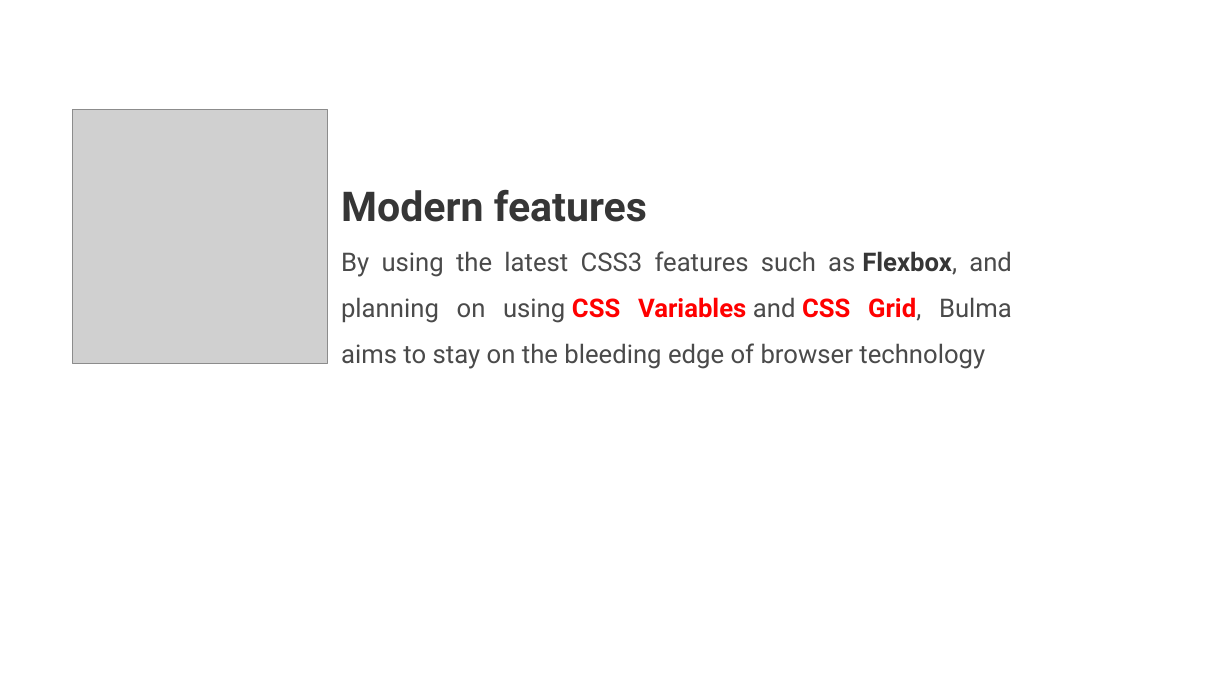
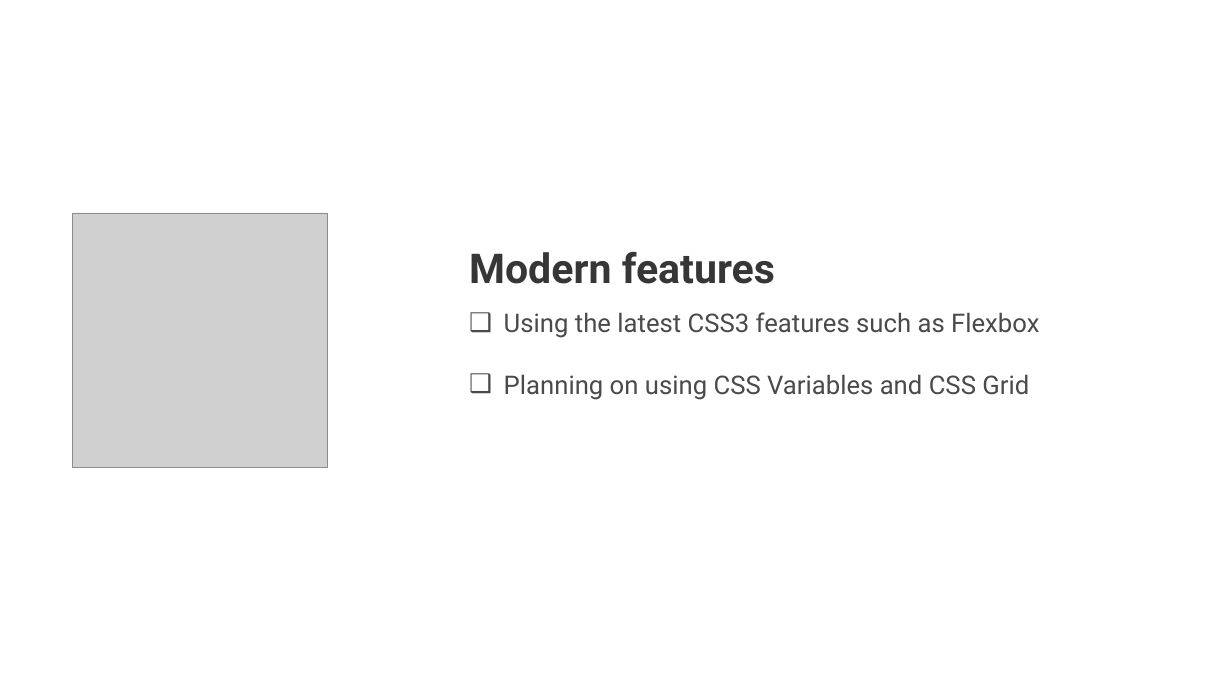
Before and after one commit to myprojectsfile/Learning-Bulma-Course, a slide deck: slide 3 of Course Materials/01- Introduction/01_04 - An Overview of Bulma Framework.pptx. Drawn at 1232x693 pixels with LibreOffice and Linux fonts; fonts in the diff are those of the drawing; grey boxes stand for pictures. Boxes give left, top, right and bottom in pixels: in the first picture for what was removed or moved away, otherwise in the second. Text is boxed around its words. In the diff, an @@ line names an element or a change of style, - is before the commit and + after.

Commit message:
Contiue more on Bulma Overview Presentation

```diff
--- a/Course Materials/01- Introduction/01_04 - An Overview of Bulma Framework.pptx
+++ b/Course Materials/01- Introduction/01_04 - An Overview of Bulma Framework.pptx
@@ picture: place and size @@
-picture at <box>73,109,328,364</box>
+picture at <box>73,213,328,469</box>
@@ text "Modern features": place and size @@
-text "Modern features" at <box>341,189,1012,369</box>
+text "Modern features" at <box>469,251,1039,400</box>
@@ text at <box>504,312,1039,400</box>: text changed @@
-By using the latest CSS3 features such as Flexbox, and planning on using CSS Variables and CSS Grid, Bulma aims to stay on the bleeding edge of browser technology
+❑ Using the latest CSS3 features such as Flexbox
+❑ Planning on using CSS Variables and CSS Grid
```
Also in this commit, not shown: 6 other slides changed, 1 slide removed, 1 other file.
